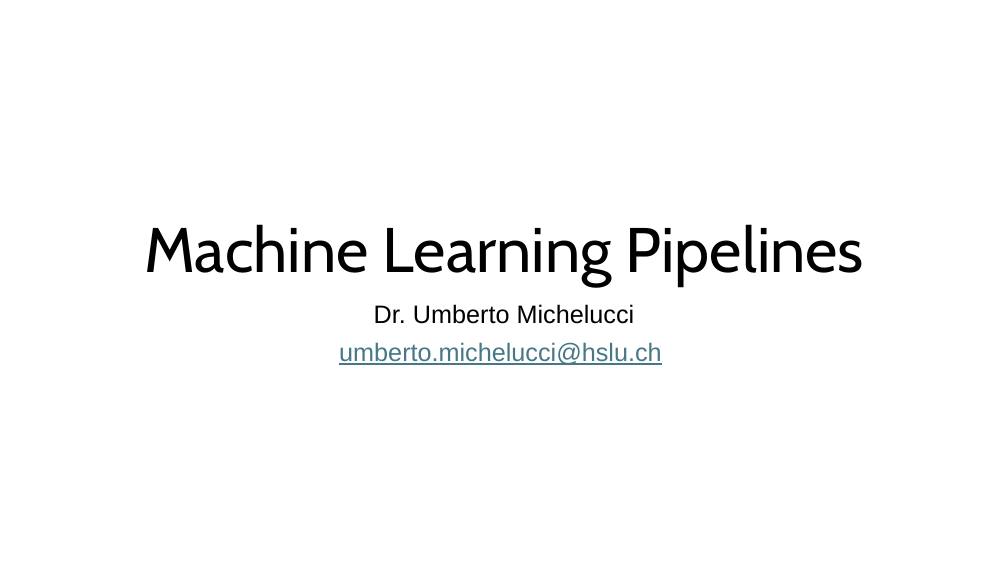
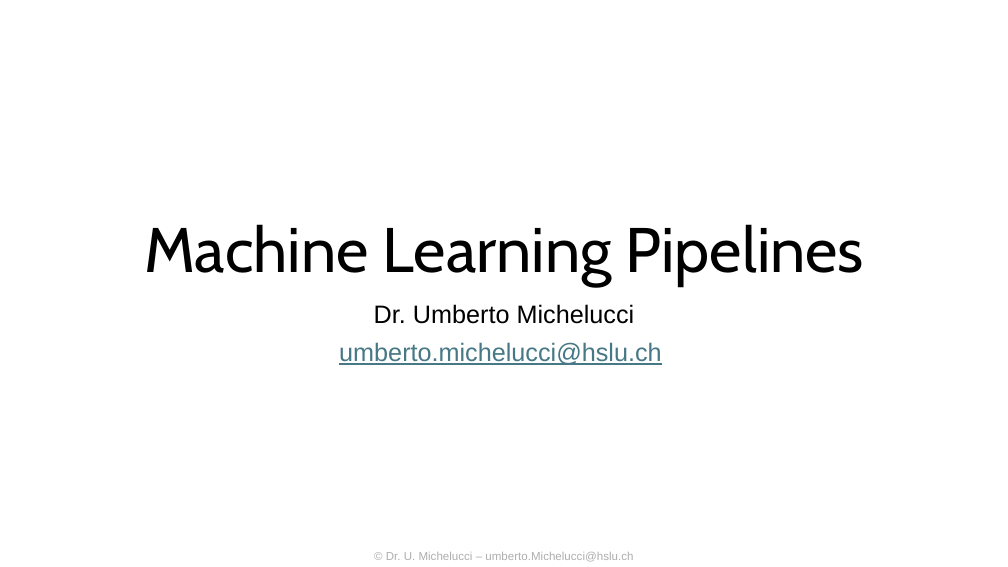
Before and after one commit to LucerneUniversityOfAppliedScience/CV-Block-Week-Sept-2024, a slide deck: slide 1 of Day 1/000 - Machine Learning Pipelines/machine-learning-pipelines-lecture-v1.0.pptx. Drawn at 1008x567 pixels with LibreOffice and Linux fonts; fonts in the diff are those of the drawing. Boxes give left, top, right and bottom in pixels: in the first picture for what was removed or moved away, otherwise in the second. Text is boxed around its words. In the diff, an @@ line names an element or a change of style, - is before the commit and + after.

```diff
--- a/Day 1/000 - Machine Learning Pipelines/machine-learning-pipelines-lecture-v1.0.pptx
+++ b/Day 1/000 - Machine Learning Pipelines/machine-learning-pipelines-lecture-v1.0.pptx
@@ text added at (386,552,633,562), 11 pt, text #AEAEAE @@
+© Dr. U. Michelucci – umberto.Michelucci@hslu.ch
```
Also in this commit, not shown: 2 other slides changed, 2 other files.
